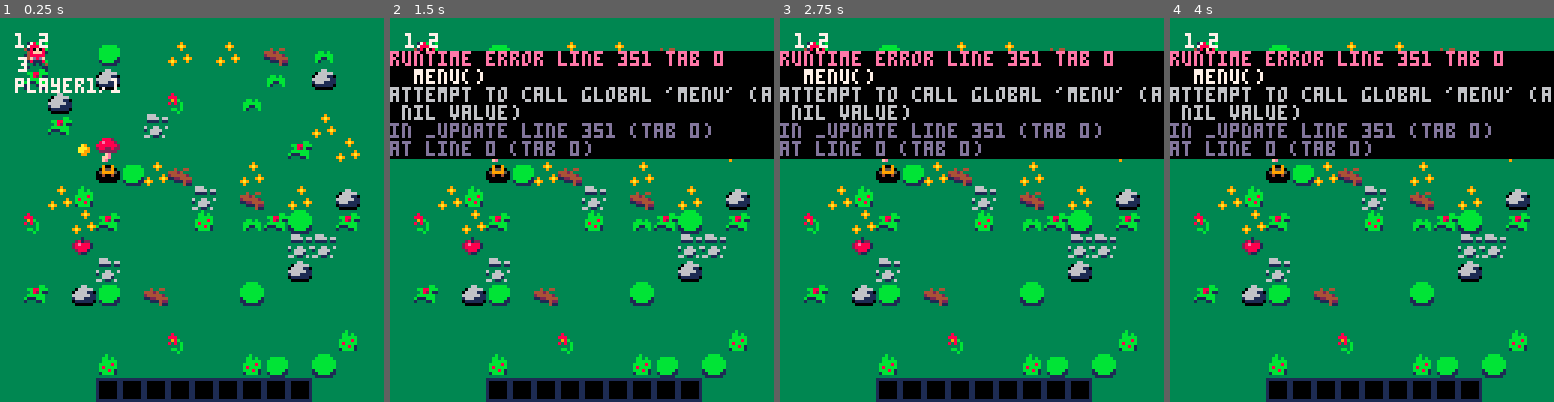
Above: before the commit, frames 1-4 (left to right).
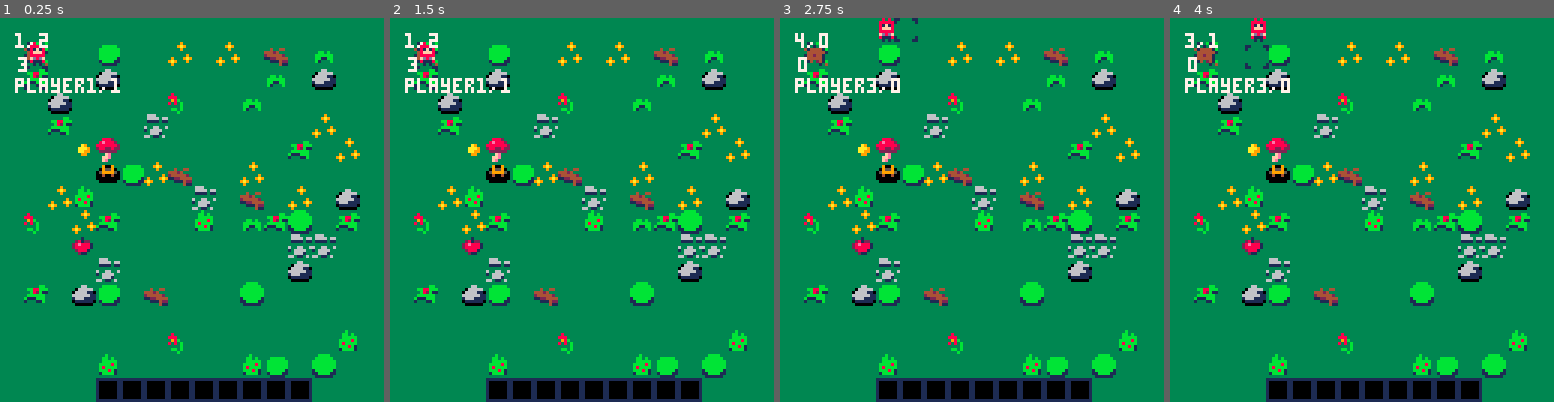
Above: after the commit, the same moments.

Repository: bluewhit/SMP
Game: PICO-8 cartridge smp.p8
The game is run twice, just before and just after one commit, with the same random seed, the same clock (stepped at 60 frames per second) and the same inputs.
Inputs:
- Up to frame 1 (0.25 s): no input
- Up to frame 2 (1.5 s): tap X (X key) at 0.33, 1.07 s; tap O (Z key) at 0.7 s
- Up to frame 3 (2.75 s): hold Right 1.6-2.1 s; tap O (Z key) at 1.7, 2.1, 2.5 s; tap X (X key) at 1.85 s; hold Up 2.15-2.42 s; hold Right from 2.47 s (still down)
- Up to frame 4 (4 s): tap O (Z key) at 2.9, 3.3, 3.7 s; tap X (X key) at 2.97 s; release Right at 3.03 s; hold Left 3.08-3.58 s; hold Down 3.63-3.97 s

The runs differ from the first frame. In frame 1, less than 0.1% of the frame differs, in the area x 8-11%, y 7-9%; in frame 2, 28%; in frame 3, 28%, in the area x 0-100%, y 0-37%; in frame 4, 28%.
Error before the commit: runtime error line 351 tab 0; menu(); attempt to call global 'menu' (a nil value)

Commit message:
Added bfs
Added a BFS algorithm to make sure exits and goals are accessable.

Diff:
--- a/smp.p8
+++ b/smp.p8
@@ -7,6 +7,8 @@
 t = true
 f = false
 
+show = f
+
 rx = 15
 ry = 15
 
@@ -29,12 +31,13 @@
 	show = f
 	diag = ""
 	d_tick = 0
-	input = f
 
 	plr = {
 		pnme = "",
 		x=8,
 		y=8,
+		w=8,
+		h=8,
 
 		moving = f,
 
@@ -57,6 +60,7 @@
 
 -->8
 -- gen
+pr = f
 
 function spawn()
 
@@ -149,7 +153,7 @@
 				temp.x = i
 				temp.y = j
 				temp.s = rand_elm
-				temp.need_path = f
+				temp.path = f
 
 				mset(i,j,temp.s)
 
@@ -158,7 +162,7 @@
 					temp.x = i
 					temp.y = j
 					temp.s = rm.goals[cgoal]
-					temp.need_path = t
+					temp.path = t
 					cgoal += 1
 
 				mset(i,j,temp.s)
@@ -167,82 +171,104 @@
 				temp.x = i
 				temp.y = j
 				temp.s = rm.exits[cexit]
-				temp.need_path = f
+				temp.path = t
 				cexit += 1
 
 				mset(i,j,temp.s)
 		end
 
-		add(rm.tiles, temp)
-
-		end
-	end
-
-	lim = #rm.goals + #rm.exits
-
---	findpaths(rm.px,rm.py,lim)
-
-end
-
-function findpaths(x,y,lim,ac,at)
-
-	-- basically i want to get from the players
-	-- spawn to the exit and goals. this will
-	-- make a path that i can then carve out from tiles
-
-	--paths is a table that stores a path table
-	--each path will lead from the spawn to the extis, and goals
-
-	local targets = {} -- list od coordinates {x}{y} as result of this function
-	local visited = {}
-
-	local stack = {}
-	local read = 0
-	local write = 0
-	write=write + 1  stack[write] = {x,y} -- push
-	visited[x..","..y] = true
-	local dir={{x=-1,y=0},{x=1,y=0},{x=0,y=-1},{x=0,y=1} }
-
-	while write > read do
-
-		read = read + 1
-		local coord = stack[read]
-
-		local vx = coord[1]
-		local vy = coord[2]
-
-		--position match
-		if accept_target(vx,vy) then
-			add(targets,{x=vx, y=vy })
-			if #targets==limit then
-				return targets
-			end
-		end
-
-		-- go visit neighboars
-		for d in all(dir) do
-
-			-- child position
-			local cx = (vx+d.x)%48 -- map wrap
-			local cy = (vy+d.y)%48
-			if not visited[cx..","..cy] then
-				visited[cx..","..cy]=true
-				if accept_child(cx,cy) then
-					write=write + 1  stack[write] = { cx, cy } -- push
-				end
-			end
-		end
-	end
-
-	return targets
+		add(rm.tiles,temp)
+
+		end
+	end
+
+	for i in all(rm.tiles) do
+ 	if i.path then
+ 	 if not findpath(i.x, i.y) then
+ 	 	gen_room()
+ 	 end
+  end
+ end
+
+end
+
+
+v = {}
+q = {}
+
+-- doesnt work and needs condensing
+function findpath(i,j)
+
+	--source
+	s = {x=i,y=j}
+	q = {s}
+
+	p = {}
+
+
+	for s in all(q) do
+
+		if s.x != 1 and s.y != 1 then
+				--x+1, y
+			if not fget(mget(s.x+1,s.y),0) then
+				add(q,{x=s.x+1,y=s.y})
+			end
+
+			--x-1, y
+			if not fget(mget(s.x-1,s.y),0) then
+				add(q,{x=s.x-1,y=s.y})
+			end
+
+				--x-1,y+1
+			if not fget(mget(s.x,s.y+1),0) then
+				add(q,{x=s.x-1,y=s.y+1})
+			end
+
+				--x+1,y-1
+			if not fget(mget(s.x,s.y+1),0) then
+				add(q,{x=s.x+1,y=s.y-1})
+			end
+
+			--x,y+1
+			if not fget(mget(s.x,s.y+1),0) then
+				add(q,{x=s.x,y=s.y+1})
+			end
+
+			--x, y -1
+			if not fget(mget(s.x,s.y-1),0) then
+				add(q,{x=s.x,y=s.y-1})
+			end
+
+			--x-1,y-1
+			if not fget(mget(s.x-1,s.y-1),0) then
+				add(q, {x=s.x-1,y=s.y-1})
+			end
+
+			--x+1, y+1
+			if not fget(mget(s.x+1,s.y+1),0) then
+				add(q,{x=s.x+1,y=s.y+1})
+			end
+
+			--deletes the node
+			del(q,s)
+
+		else
+			-- path exists
+			r = t
+			break
+
+		end-- if
+
+	end --end for
+
+	return r
+
 end
 
 -->8
 -- collision
 map_tile=0
 flag_tile=0
-
-
 
 function getitem(item)
 
@@ -268,7 +294,7 @@
 
 		if #plr.inven < 8 then
 
-			add(inven, o)
+			add(plr.inven, o)
 
 			for i in all(rm.tiles) do
 				if i.x == grid_x and i.y == grid_y then
@@ -282,16 +308,36 @@
 		end
 end
 
-
+--collision
+function collide_map(obj,flag)
+
+	local x=obj.x local y=obj.y
+	local w=obj.w local h=obj.h
+
+	local x1=x local y1=y
+	local x2=x+w-1 local y2=y+h-1
+
+	x1/=8  x2/=8
+	y1/=8  y2/=8
+
+	if fget(mget(x1,y1),flag)
+	or fget(mget(x1,y2),flag)
+	or fget(mget(x2,y1),flag)
+	or fget(mget(x2,y2),flag) then
+		return true
+	else
+		return false
+	end
+
+end
 -->8
--- dialoge
-
-show = f
+-- dialoge -- animations
+
 function trigger()
 
 	if fget(map_tile,1) then
 		getitem(map_tile)
-	elseif fget(map_tile) then
+	elseif fget(map_tile,2) then
 		print("trigger")
 	end
 
@@ -303,8 +349,8 @@
 		draw_box()
 		print(sub(d,1,flr(d_tick+6/3)),8,107)
 		d_tick+=1
-		if d_tick > 90 and input == false then
-			show = false
+		if d_tick > 90 then
+			show = f
 			d = ""
 			d_tick = 0
 		end
@@ -313,7 +359,7 @@
 end
 
 function draw_box()
-
+	palt(0,f)
 	for i=8, 112,8 do
 	 for j=112, 128,8 do
 			spr(139,i,104)
@@ -335,6 +381,61 @@
 
 end
 
+
+--
+-- menu stuff !!!
+--
+menu1 = "placeholder"
+menu2 = "placeholder"
+
+function draw_menu()
+	txt = ""
+	t1 = menu1
+	t2 = menu2
+
+	if select == 1 then
+		t1 = "➡️"..sub(t1,1)
+	elseif select == 2 then
+		t2 = "➡️"..sub(t2,1)
+	end
+
+	print(txt,16,108)
+	print(t1,16,112)
+	print(t2,80,112)
+end
+
+-- use the selection menu for
+-- our dialog
+function use_menu()
+	if btn(0) then
+		if not (select % 2 == 1) then
+			select-=1
+		end
+	elseif btn(1) then
+		if not (select % 2 == 0) then
+			select +=1
+		end
+	elseif btnp(5) then
+	 selected = true
+		selection = select
+	end
+
+	selection_check()
+end
+
+--checks which one were trying to do
+function selection_check()
+	if selected then
+		selected = false
+		if select == 1 then
+		 -- nothing yet
+		else
+   -- nothing yet
+		end
+	end
+end
+
+--
 -->8
 -- update & draw
 
@@ -350,9 +451,6 @@
 		trigger()
 	end
 
-	if btn(4) then
-		menu()
-	end
 
 end
 
@@ -363,38 +461,37 @@
 function _draw()
 	cls(3)
 
-
 	for i in all(rm.tiles) do
-
-		if fget(i.s, 7) then
-			palt(0, f)
-			palt(3, t)
-			spr(i.s,i.x*8,i.y*8)
-		else
-			palt(0,t)
-			spr(i.s,i.x*8,i.y*8)
-		end
-
-	end
-
-	palt(0,f)
-
-	draw_bar()
-	draw_dia()
-
-	palt(0,f)
-	palt(3, t)
-
-
-
+		npalt(i.s)
+		spr(i.s,i.x*8,i.y*8)
+	end
+
+	if pr == t then
+		print(counter,64, 16,7)
+	end
 	--plr
 	spr(64,plr.x,plr.y)
 	spr(box.sp, box.x, box.y)
 
+	draw_bar()
+	draw_dia()
+
 	print(map_tile,6,13,7)
 	print("player"..flr(plr.x/8)..","..flr(plr.y/8),5,20)
 	print(grid_x..","..grid_y,5,5,7)
-end
+
+end
+
+--function to change color
+function npalt(s)
+	if fget(s, 7) then
+		palt(0, f)
+		palt(3, t)
+	else
+		palt(0,t)
+	end
+end
+
 -->8
 -- player functions
 
@@ -405,6 +502,11 @@
 			plr.move = "l"
 			plr.moving = t
 			aim("l")
+
+		if collide_map(plr,0) then
+			plr.x +=1
+		end
+
 	end
 
 	if (btn(1)) then
@@ -412,6 +514,11 @@
 		plr.move = "r"
 		plr.moving = t
 		aim("r")
+
+		if collide_map(plr,0) then
+			plr.x -=1
+		end
+
 	end
 
 	if (btn(2)) then
@@ -419,6 +526,11 @@
 		plr.move = "u"
 		plr.moving = t
 		aim("u")
+
+		if collide_map(plr,0) then
+			plr.y +=1
+		end
+
 	end
 
 	if (btn(3)) then
@@ -426,6 +538,11 @@
 		plr.move = "d"
 		plr.moving = t
 		aim("d")
+
+		if collide_map(plr,0) then
+			plr.y -=1
+		end
+
 	end
 
 end
@@ -449,9 +566,16 @@
 function draw_bar()
 
 	for i = 4, 12 do
+		npalt(113)
 		spr(113,i*8,120)
 	end
 
+	local j = 4
+	for i in all(plr.inven) do
+		npalt(i.sp)
+		spr(i.sp,j*8,120)
+		j+=1
+	end
 end
 __gfx__
 0000000000000000000b000000000000000000bbbbbb1000bbbbbbbb000000000000b00b42000024000000000000000033333333000001110011100000000000
@@ -488,7 +612,7 @@
 0eeee00000142100000b0000001111100111111000fe000000000000000002400000024000000021002000000000700700000000155155510c666c0000000000
 33383833333838333338383333383833333333373333333333360333b000000b0000000b000bbbbb00bbbb333333333333333333cc666ccc0080000000080000
 338888833388888333888883338888833333337773333333337660331bbbbbb10000000b0000bbbbbbbb33303333333333333333cc666ccc0009800000898000
-3380f0833380f0833388888333888883333337777633333333726033411111210000000b0000b3333b3300003333377733333333cc666ccc0089800000898000
+3381f1833381f1833388888333888883333337777633333333726033411111210000000b0000b3333b3300003333377733333333cc666ccc0089800000898000
 338fff83338fff833388888333888883333337776663333337422203424444210000000b00bb33bb334000003333777737777733cc666ccc0088800000888000
 3388888333f888833388888333888883333377746660333334446223244242410000000b0bb3bbbb344400003377777777777733cc666ccc0024200000242000
 33fd8df3338d8d833388888333888883333377744666333334442220444444420000000bbbbbb00bb34240003377777777777603cc666ccc0024200000242000
@@ -535,18 +659,5 @@
 b144441b00111144111141000000000000000000000000000000000024277ccc00000000ccc77242370000000000000000000000000000000000000000000000
 b1444410b01bbb110bbb1b0b000000000000000000000000000000002467cccc00000000cccc7642370000000000000000000000000000000000000000000000
 __gff__
-0000010001010100000001018001010081000083010101000001010100010103010101038100008181010101000100010300010101030301010101010101010300000000000000010001010000000000000000000000000100000100000000000000000000000001010101010000000000010000000000010101000000000000
-0000000000000001010100000000000000000000000000010001000000000000000000000000000000000000000000000000000000000000000000000000000000000000000000000000000000000000000000000000000000000000000000000000000000000000000000000000000000000000000000000000000000000000
-__map__
-0000000000000000000000000000000000000000000000000000000000000000000000000000000000000000000000000000000000000000000000000000000000000000000000000000000000000000000000000000000000000000000000000000000000000000000000000000000000000000000000000000000000000000
-0000000000000000000000000000000000000000000000000000000000000000000000000000000000000000000000000000000000000000000000000000000000000000000000000000000000000000000000000000000000000000000000000000000000000000000000000000000000000000000000000000000000000000
-0000000000000000000000000000000000000000000000000000000000000000000000000000000000000000000000000000000000000000000000000000000000000000000000000000000000000000000000000000000000000000000000000000000000000000000000000000000000000000000000000000000000000000
-0000000000000000000000000000000000000000000000000000000000000000000000000000000000000000000000000000000000000000000000000000000000000000000000000000000000000000000000000000000000000000000000000000000000000000000000000000000000000000000000000000000000000000
-0000000000000000000000000000000000000000000000000000000000000000000000000000000000000000000000000000000000000000000000000000000000000000000000000000000000000000000000000000000000000000000000000000000000000000000000000000000000000000000000000000000000000000
-0000000000000000000000000000000000000000000000000000000000000000000000000000000000000000000000000000000000000000000000000000000000000000000000000000000000000000000000000000000000000000000000000000000000000000000000000000000000000000000000000000000000000000
-0000000000000000000000000000000000000000000000000000000000000000000000000000000000000000000000000000000000000000000000000000000000000000000000000000000000000000000000000000000000000000000000000000000000000000000000000000000000000000000000000000000000000000
-0000000000000000000000000000000000000000000000000000000000000000000000000000000000000000000000000000000000000000000000000000000000000000000000000000000000000000000000000000000000000000000000000000000000000000000000000000000000000000000000000000000000000000
-0000000000000000000000000000000000000000000000000000000000000000000000000000000000000000000000000000000000000000000000000000000000000000000000000000000000000000000000000000000000000000000000000000000000000000000000000000000000000000000000000000000000000000
-0000000000000000000000000000000000000000000000000000000000000000000000000000000000000000000000000000000000000000000000000000000000000000000000000000000000000000000000000000000000000000000000000000000000000000000000000000000000000000000000000000000000000000
-0000000000040500000000000000000000000000000000000000000000000000000000000000000000000000000000000000000000000000000000000000000000000000000000000000000000000000000000000000000000000000000000000000000000000000000000000000000000000000000000000000000000000000
-0000000000141500000000000000000000000000000000000000000000000000000000000000000000000000000000000000000000000000000000000000000000000000000000000000000000000000000000000000000000000000000000000000000000000000000000000000000000000000000000000000000000000000
+000001000101010000010101c101010081000083010101000001010100010103010101038100008181010101000100010300010101430301010101010101010300000000000000010001010000000000000000000000000100000100000000000000000000000001010101010000000000810000000000010101000000000000
+0000000000000001010180800000000000000000000000010001800000000000000000000000000000000000000000000000000000000000000000000000000000000000000000000000000000000000000000000000000000000000000000000000000000000000000000000000000000000000000000000000000000000000
